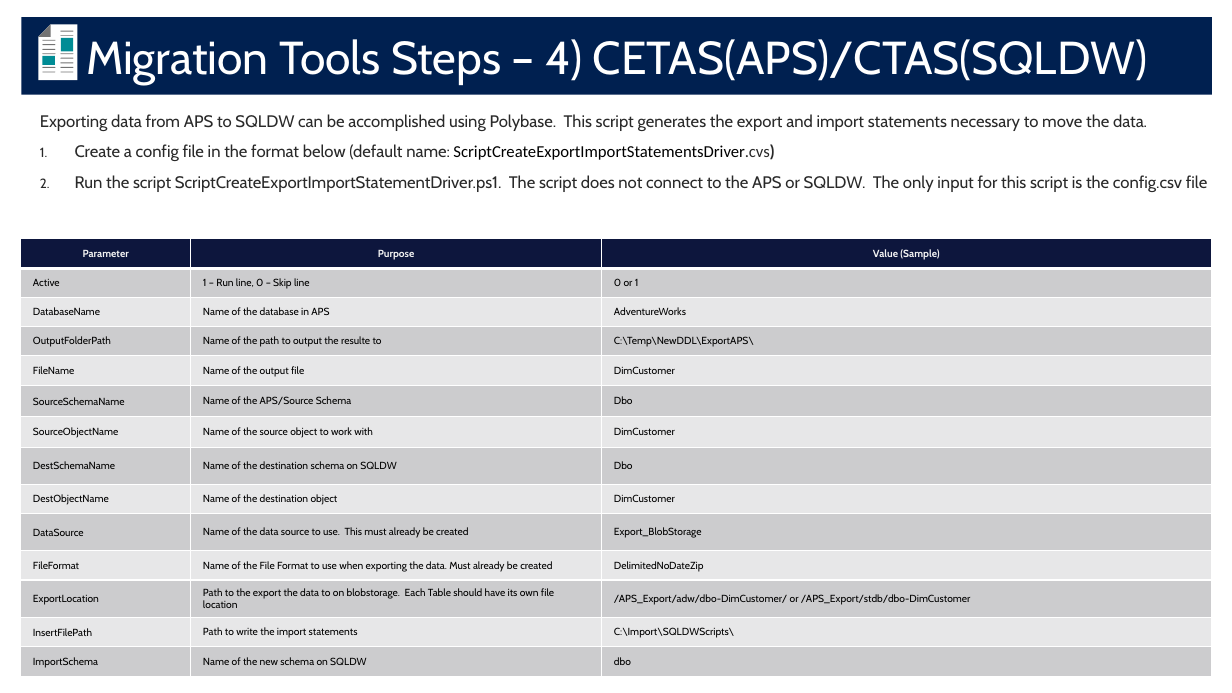
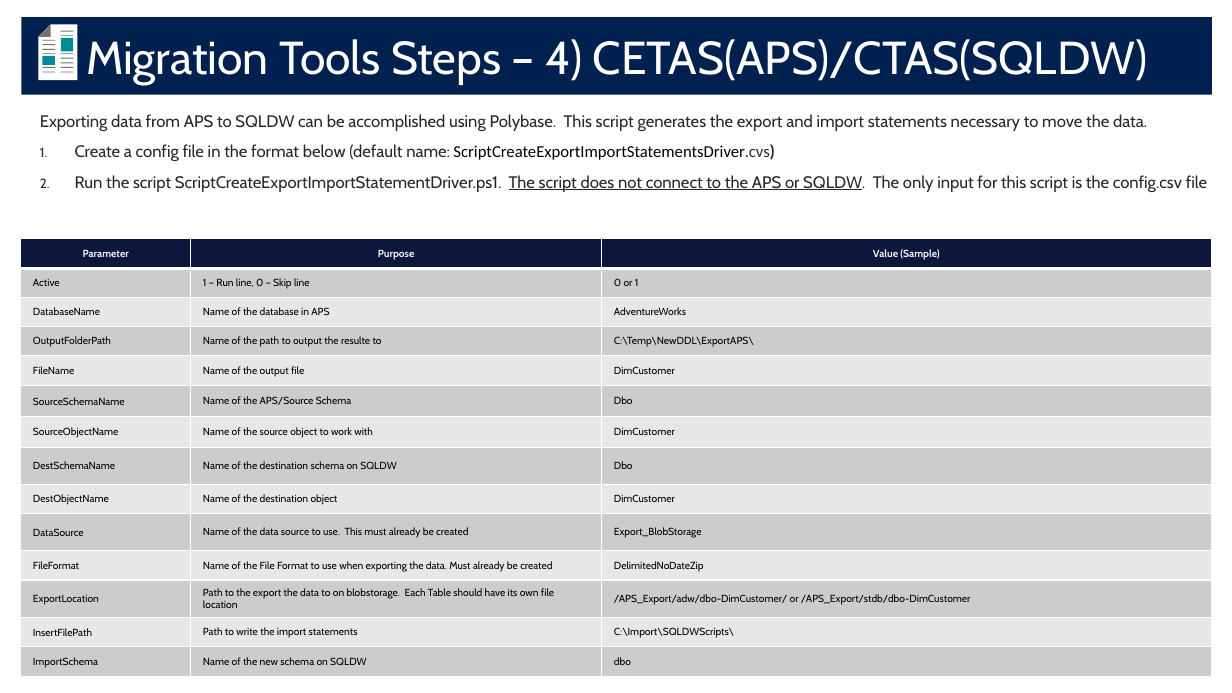
Before and after one commit to microsoft/AzureDWScriptsandUtilities, a slide deck: slide 66 of APS to SQL DW Migration - Schema and Data Migration with PolyBase/APS2SQLDW_Migration.pptx. Drawn at 1232x693 pixels with LibreOffice and Linux fonts; fonts in the diff are those of the drawing; background and template pictures are left out. Boxes give left, top, right and bottom in pixels: in the first picture for what was removed or moved away, otherwise in the second. Text is boxed around its words. In the diff, an @@ line names an element or a change of style, - is before the commit and + after.

```diff
--- a/APS to SQL DW Migration - Schema and Data Migration with PolyBase/APS2SQLDW_Migration.pptx
+++ b/APS to SQL DW Migration - Schema and Data Migration with PolyBase/APS2SQLDW_Migration.pptx
@@ text at box(75, 175, 1207, 192): underline on in "The script does not connect to the ..." @@
```
Also in this commit, not shown: 11 other slides changed, 1 slide added, 1 slide removed.
